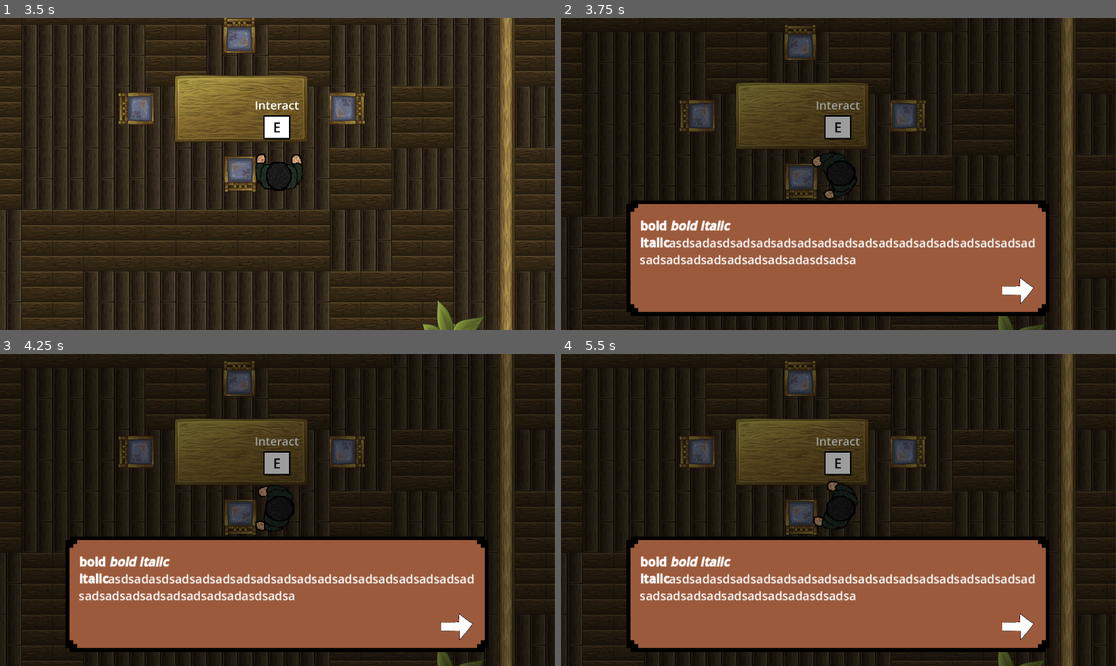
Above: before the commit, frames 1-4 (two rows, left to right).
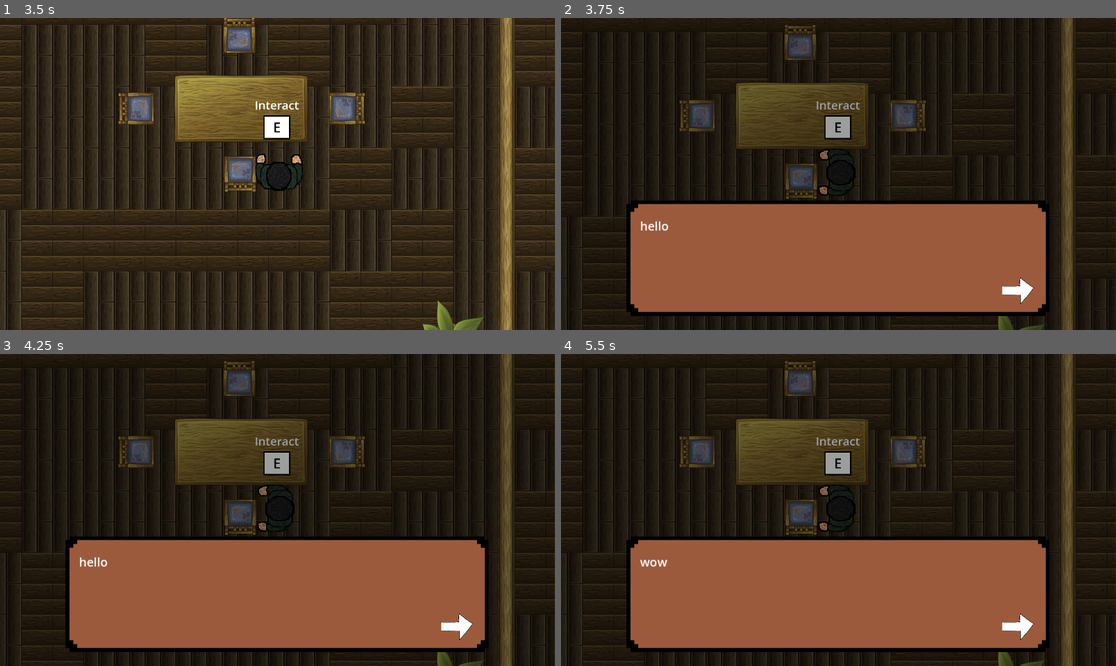
Above: after the commit, the same moments.

Repository: userbooi/Escape_Room
Game: Godot game, scene res://Scenes/main.tscn
Same seed, same stepped clock (60 frames per second), same inputs: the game is played once before the commit and once after it.
Inputs (mouse positions are in pixels of both pictures, inside the frame that each line leads up to):
- Up to frame 1 (3.5 s): tap Enter at 0.5 s; hold D (right) 0.53-1.28 s; tap E (interact) every 0.75 s from 0.6 to 2.85 s; hold S (down) 1.28-2.03 s; hold D (right) 2.03-2.78 s; hold W (up) from 2.78 s (still down)
- Up to frame 2 (3.75 s): release W (up) at 3.53 s; hold A (left) from 3.53 s (still down); tap E (interact) at 3.6 s
- Up to frame 3 (4.25 s): keep holding A (left)
- Up to frame 4 (5.5 s): release A (left) at 4.25 s; click (1016, 628) at 4.25 s; click (1016, 628) at 5 s

Frame 1 is identical in both runs. In frame 2, 2.5% of the frame differs, in the area x 14-86%, y 41-80%; in frame 3, 2.4%; in frame 4, 2.5%, in the area x 14-86%, y 40-80%.
Error before the commit: Out of bounds get index '1' (on base: 'Array') (res://Scripts/dialogue.gd:34)

Commit message:
finished dialogue system

Diff:
--- a/Scripts/dialogue.gd
+++ b/Scripts/dialogue.gd
@@ -30,9 +30,10 @@
 		done_dia.emit()
 		visible = false
 
-func assign_line():
-	$Panel/NinePatchRect/RichTextLabel.text = lines[line_index]
-
 func set_lines(new_lines):
 	lines = new_lines
 	line_index = 0
+	assign_line()
+
+func assign_line():
+	$Panel/NinePatchRect/RichTextLabel.text = lines[line_index]
--- a/Scripts/furniture.gd
+++ b/Scripts/furniture.gd
@@ -17,7 +17,7 @@
 
 func _do_something(interacting_object):
 	if furniture_name == interacting_object:
-		print("hello")
+		get_parent().get_parent().get_node("../Dialogue").set_lines(["hello", "next", "wow", "last"])
 
 #func _on_interact_area_area_entered(area: Area2D) -> void:
 	#if area.name == "PlayerInteractArea":
--- a/Scripts/main.gd
+++ b/Scripts/main.gd
@@ -7,7 +7,6 @@
 #		- then look in closet
 #		- find the plant that looks different
 #		- finish
-#
 #
 #================================================================#
 
@@ -34,3 +33,4 @@
 	for child_node in $Map/Furnitures.get_children():
 		child_node.player = $Player
 		child_node.connect_signal()
+	$Dialogue.done_dia.connect(Callable($Player, "_return_from_dia"))
--- a/Scripts/player.gd
+++ b/Scripts/player.gd
@@ -25,8 +25,13 @@
 		get_node("../Dialogue").visible = true
 		var furn_name = $PlayerInteractArea.get_overlapping_areas()[0].get_parent().furniture_name
 		interact.emit(furn_name)
+		$AnimatedSprite2D.play("Idle")
 		movable = false
 		interactable = false
+
+func _return_from_dia():
+	movable = true
+	interactable = true
 
 func change_anim(xdirection, ydirection):
 	if xdirection or ydirection:
